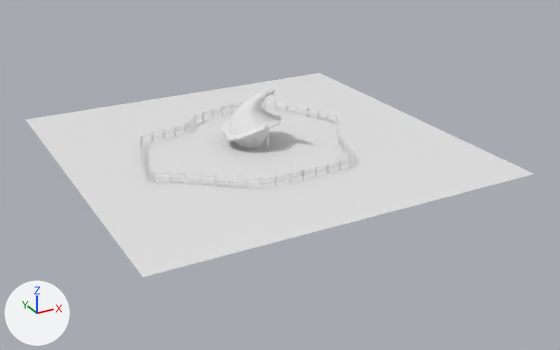
Two versions of the Blender file Моделирование сред и разработка приложений виртуальной и дополненной реальности/Whitch House.blend, one commit apart.
One viewpoint serves both versions: a 50 mm lens placed at (-31.6, -61.9, 27.3), pointed at (0.7, -3.0, -2.2). The axes (+X, +Y, +Z) are drawn at lower left. The lights are the same throughout. Materials are left out; every surface is plain grey.
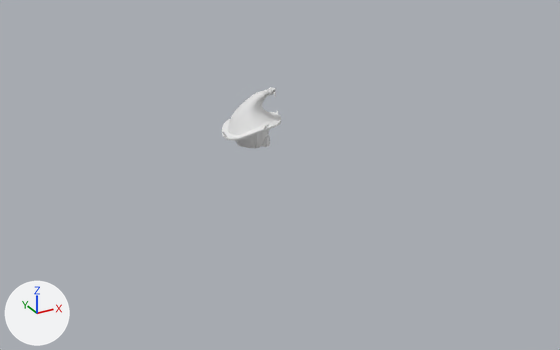
ob_béziercurve is not drawn itself; it is used by a modifier of ob_circle_005.

The change in detail:
Object 'Circle.005' (ob_circle_005) is deleted.
Object 'BézierCurve' (ob_béziercurve) is deleted.
Object 'Plane' (ob_plane) is deleted.

Pixel boxes [x1, y1, x2, y2] of what changed, in the pictures (560 x 350 px):
'Plane', deleted
    before: [26, 73, 533, 277]
'Circle.005', deleted
    before: [140, 100, 353, 188]
